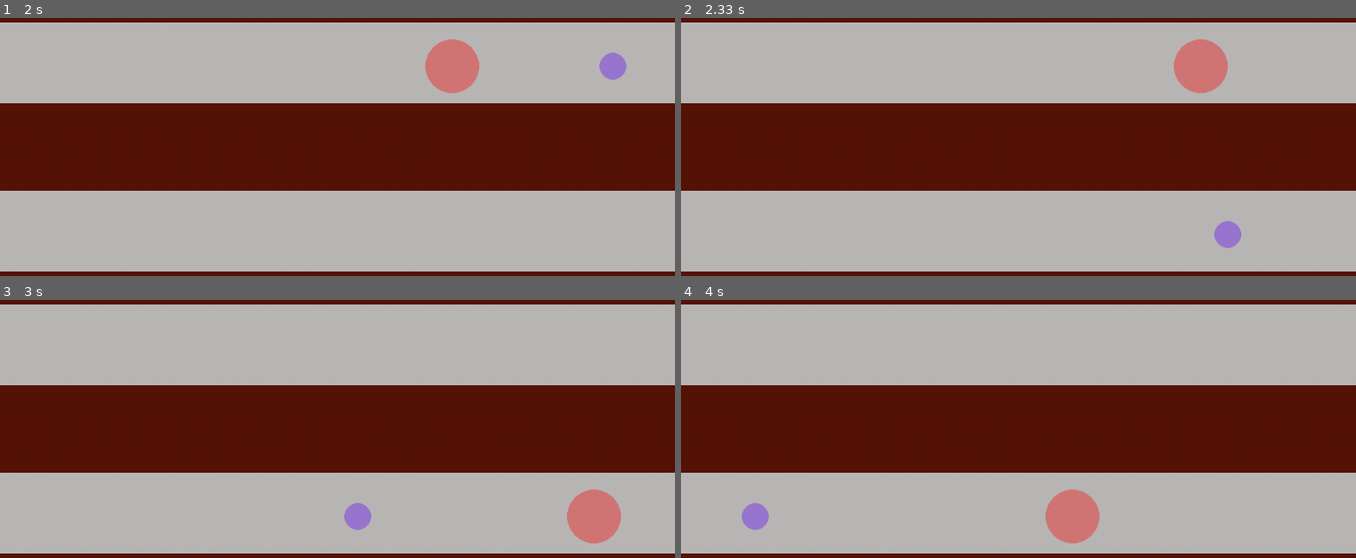
Above: before the commit, frames 1-4 (two rows, left to right).
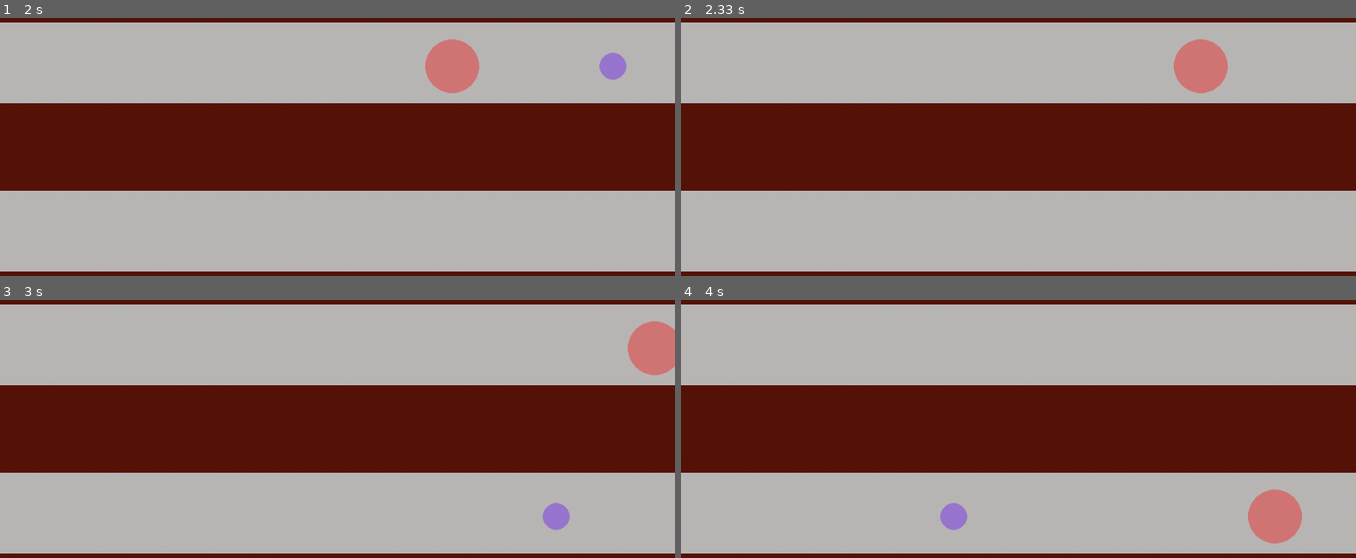
Above: after the commit, the same moments.

Repository: katebarcan/pygame-
Game: pygame game, started from task6.py
The game is run twice, just before and just after one commit, with the same random seed, the same clock (stepped at 60 frames per second) and the same inputs.
Inputs:
- Up to frame 1 (2 s): no input
- Up to frame 2 (2.33 s): no input
- Up to frame 3 (3 s): no input
- Up to frame 4 (4 s): no input

Frame 1 is identical in both runs. In frame 2, 0.3% of the frame differs, in the area x 79-83%, y 78-90%; in frame 3, 3.2%; in frame 4, 3.3%, in the area x 9-92%, y 73-95%.

Commit message:
Update task6.py

Diff:
--- a/task6.py
+++ b/task6.py
@@ -59,8 +59,9 @@
     if not flag_play:
             break
 
-    if rect1.right >= WIDTH:
+    if rect1.left >= WIDTH:
         flag1 = 'влево'
+
     if rect1.left <= -220:
         flag1 = 'вправо'
 
@@ -71,8 +72,7 @@
         rect1.x -= speed1
         rect1.y = 340
 
-
-    if rect2.right >= WIDTH:
+    if rect2.left >= WIDTH:
         flag2 = 'влево'
     if rect2.left <= -220:
         flag2 = 'вправо'
